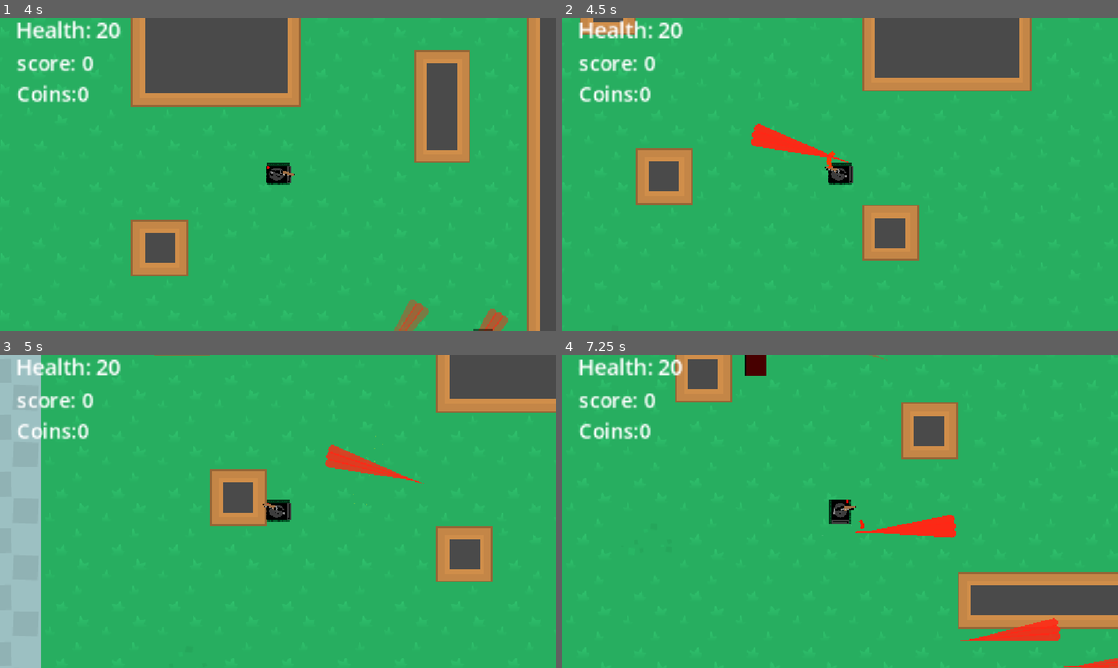
Above: before the commit, frames 1-4 (two rows, left to right).
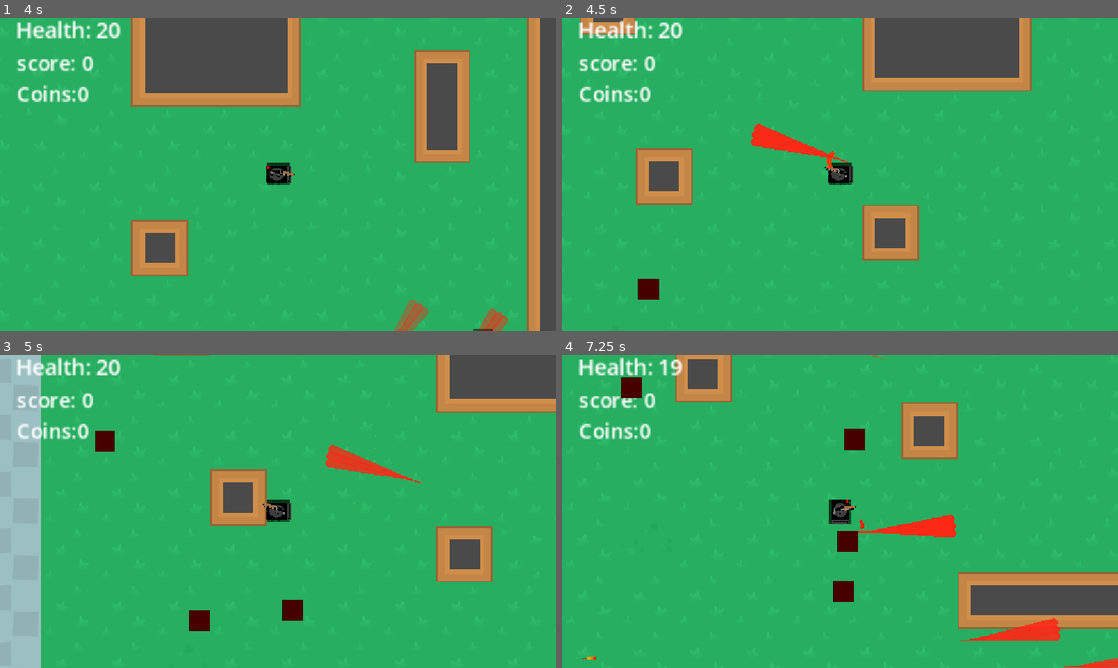
Above: after the commit, the same moments.

Repository: isaacK-428/shot_gun_craze
Game: Godot game, scene res://scenes/maps/courtyard.tscn
Two runs of this game, one before a commit and one after it. Both use one fixed random seed, a clock stepped at 60 frames per second and the inputs below.
Inputs (mouse positions are in pixels of both pictures, inside the frame that each line leads up to):
- Up to frame 1 (4 s): tap Enter at 0.5 s; move the mouse to (400, 158) at 0.52 s; hold Right (go_right) 0.53-1.28 s; tap Shift (dash) at 0.6, 2.85 s; move the mouse to (166, 190) at 1.27 s; hold Down (go_down) 1.28-2.03 s; tap E (melee_attack) at 1.35, 3.6 s; tap R (restart) at 2 s; move the mouse to (333, 105) at 2.02 s; hold Right (go_right) 2.03-2.78 s; hold Space (shoot) 2.03-2.78 s; move the mouse to (250, 237) at 2.77 s; hold Up (go_up) 2.78-3.53 s; move the mouse to (444, 221) at 3.52 s; hold Left (go_left) from 3.53 s (still down)
- Up to frame 2 (4.5 s): keep holding Left (go_left); move the mouse to (673, 127) at 4.27 s; tap Space (shoot) at 4.35 s
- Up to frame 3 (5 s): keep holding Left (go_left)
- Up to frame 4 (7.25 s): move the mouse to (867, 511) at 5.02 s; release Left (go_left) at 5.03 s; hold Down (go_down) 5.03-5.78 s; tap Shift (dash) at 5.1 s; move the mouse to (756, 433) at 5.77 s; hold Right (go_right) 5.78-6.53 s; tap E (melee_attack) at 5.85 s; move the mouse to (962, 495) at 6.52 s; hold Up (go_up) from 6.53 s (still down); hold Space (shoot) from 6.53 s (still down)

Frame 1 is identical in both runs. In frame 2, 0.3% of the frame differs, in the area x 13-18%, y 83-90%; in frame 3, 0.7%; in frame 4, 1.4%, in the area x 3-55%, y 0-98%.

Commit message:
perks removes
finaly got perks removed and wave is working corectly

Diff:
--- a/scenes/hud.tscn
+++ b/scenes/hud.tscn
@@ -72,7 +72,7 @@
 text = "Wave 1"
 
 [node name="Timer" type="Timer" parent="." unique_id=1276960508]
-wait_time = 0.202
+wait_time = 0.001
 one_shot = true
 autostart = true
 
--- a/scenes/maps/courtyard.tscn
+++ b/scenes/maps/courtyard.tscn
@@ -21,63 +21,6 @@
 health = 20
 weapon_equiped = "shot gun"
 
-[node name="perks" type="Control" parent="player" unique_id=1914402013]
-visible = false
-layout_mode = 3
-anchors_preset = 0
-offset_right = 40.0
-offset_bottom = 40.0
-mouse_filter = 2
-
-[node name="Panel" type="Panel" parent="player/perks" unique_id=2071942516]
-layout_mode = 0
-offset_left = -318.10345
-offset_top = -237.93105
-offset_right = 304.31042
-offset_bottom = 221.55177
-
-[node name="Button" type="Button" parent="player/perks" unique_id=261758271]
-z_index = 11
-layout_mode = 0
-offset_left = -17.241383
-offset_top = 89.6552
-offset_right = 19.758617
-offset_bottom = 120.6552
-text = "GO!"
-
-[node name="Button2" type="Button" parent="player/perks" unique_id=2093742038]
-z_index = 11
-layout_mode = 0
-offset_left = 49.137936
-offset_top = 89.6552
-offset_right = 86.13794
-offset_bottom = 120.6552
-text = "GO!"
-
-[node name="Button3" type="Button" parent="player/perks" unique_id=1034363159]
-z_index = 11
-layout_mode = 0
-offset_left = -86.20691
-offset_top = 89.6552
-offset_right = -49.20691
-offset_bottom = 120.6552
-text = "GO!"
-
-[node name="Marker2D2" type="Marker2D" parent="player" unique_id=1932616790]
-position = Vector2(-143.10345, -69.82759)
-scale = Vector2(1.0000001, 1.0000001)
-gizmo_extents = 39.5
-
-[node name="Marker2D3" type="Marker2D" parent="player" unique_id=805719848]
-position = Vector2(-36.206898, -69.12068)
-scale = Vector2(1.0000001, 1.0000001)
-gizmo_extents = 39.5
-
-[node name="Marker2D4" type="Marker2D" parent="player" unique_id=307416875]
-position = Vector2(68.965515, -69.12068)
-scale = Vector2(1.0000001, 1.0000001)
-gizmo_extents = 39.5
-
 [node name="enemy_spawn_container" type="Node" parent="." unique_id=495950726]
 
 [node name="enemy_spawner" parent="enemy_spawn_container" unique_id=1160840973 instance=ExtResource("5_jupbj")]
@@ -100,7 +43,3 @@
 
 [node name="interest_point3" parent="." unique_id=997267898 instance=ExtResource("6_n25pp")]
 position = Vector2(486, 167)
-
-[connection signal="pressed" from="player/perks/Button" to="." method="_on_button_pressed"]
-[connection signal="pressed" from="player/perks/Button2" to="." method="_on_button_2_pressed"]
-[connection signal="pressed" from="player/perks/Button3" to="." method="_on_button_3_pressed"]
--- a/scripts/hud.gd
+++ b/scripts/hud.gd
@@ -19,8 +19,8 @@
 		#if Wave!=1:
 			#$Label.text = "Wave " + str(Wave-1)
 		#if Wave!=1:
-		if 1==1:
-			$Label.text = "Wave " + str(Wave)
+		if Wave!=1:
+			$Label.text = "Wave " + str(Wave-1)
 			$Label.show()
 			var tween = create_tween()
 			tween.set_parallel(true)
--- a/scripts/main_scene.gd
+++ b/scripts/main_scene.gd
@@ -59,29 +59,12 @@
 func WTF():
 	if wave_n!=1 && stop_WTF == false:
 		stop_WTF = true
-		cheese.choose_perks = true
-		$player/perks.show()
-		$player/perks/Panel.show()
-		$player/perks/Button.show()
-		$player/perks/Button2.show()
-		$player/perks/Button3.show()
-		var instance_1 = perk_scene.instantiate()
-		var instance_2 = perk_scene.instantiate()
-		var instance_3 = perk_scene.instantiate()
-		instance_1.global_position =$player/Marker2D2 .global_position
-		instance_2.global_position = $player/Marker2D3 .global_position
-		instance_3.global_position =$player/Marker2D4 .global_position
-		add_child(instance_1)
-		add_child(instance_2)
-		add_child(instance_3)
-		I1 = instance_1
-		I2 = instance_2
-		I3 = instance_3
 		var deletes = get_tree().get_nodes_in_group("bullet")
 		for i in deletes:
 			i.queue_free()
 	else:
 		pass
+		wave(wave_n)
 		#wave(wave_n)
 	#wave(wave_n)
 
@@ -105,9 +88,6 @@
 func _on_button_3_pressed() -> void:
 	hide_UI()
 func hide_UI():
-	$perk_scene.queue_free()
-	$perk_scene2.queue_free()
-	$perk_scene3.queue_free()
 	for i in get_tree().get_nodes_in_group("perk"):
 		i.queue_free()
 	stop_WTF = false
